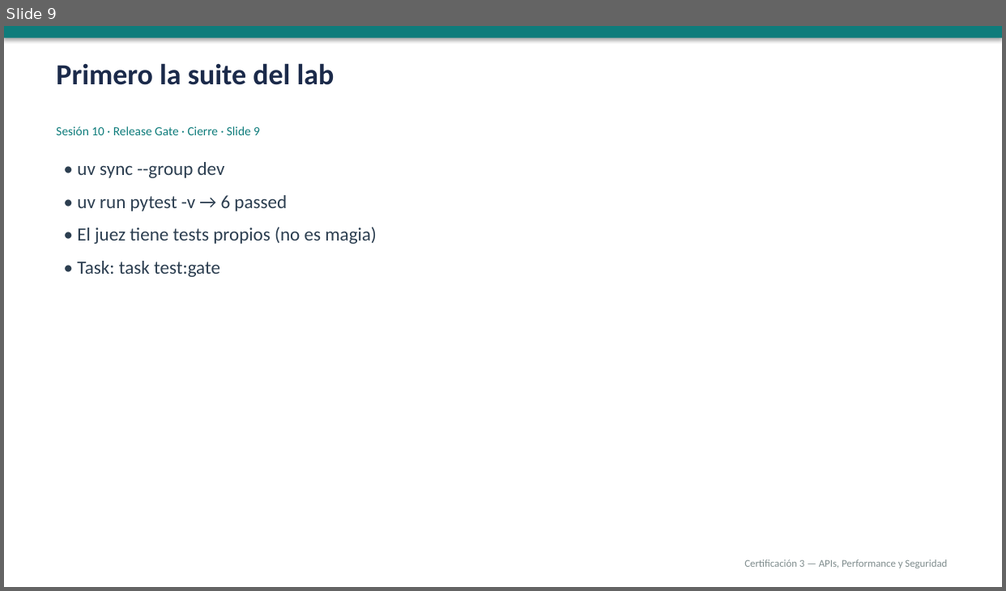
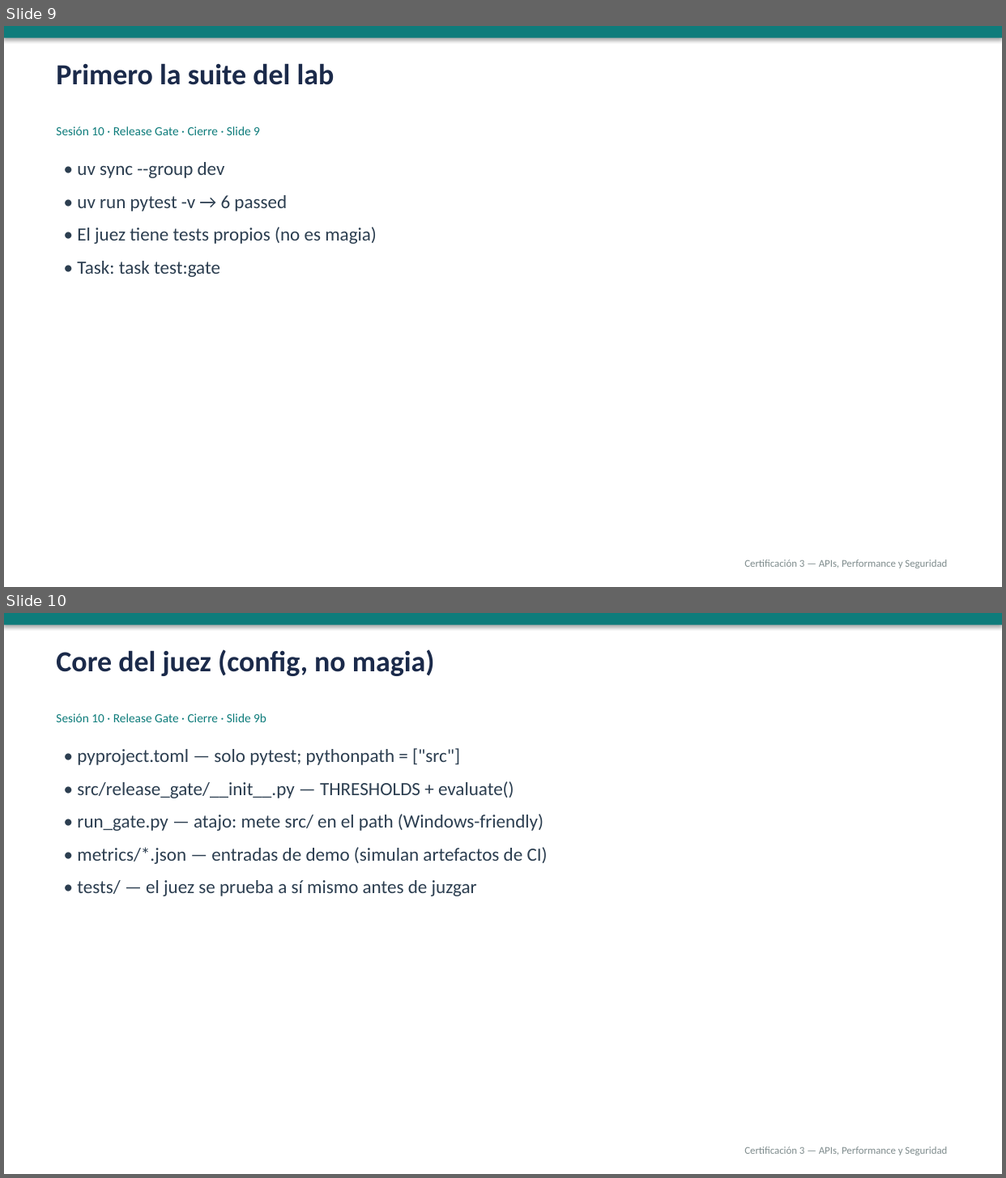
Before and after one commit to NelsonFlores1/Fork-curso_1, a slide deck: sesiones/sesion-10/sesion-10.pptx. Shown one above the other, each under a label of ours: slide 9 before the commit, slides 9 and 10 after it. The pictures are 1006x591 and 1006x1178 pixels, drawn with LibreOffice and Linux fonts; fonts in the diff are those of the drawing. Boxes give left, top, right and bottom in pixels: in the first picture for what was removed or moved away, otherwise in the second. Text is boxed around its words. In the diff, an @@ line names an element or a change of style, - is before the commit and + after.

```diff
--- a/sesiones/sesion-10/sesion-10.pptx
+++ b/sesiones/sesion-10/sesion-10.pptx
@@ slide 10 added at bbox=[4, 613, 1002, 1174], background #FFFFFF @@
@@ rectangle added at bbox=[4, 613, 1002, 625], fill #0E7C7B @@
@@ text added at bbox=[56, 649, 435, 676], 28 pt, text #1B2A4A, bold @@
+Core del juez (config, no magia)
@@ text added at bbox=[56, 713, 266, 722], 12 pt, text #0E7C7B @@
+Sesión 10 · Release Gate · Cierre · Slide 9b
@@ text added at bbox=[77, 748, 548, 897], 18 pt, text #2C3E50 @@
+• pyproject.toml — solo pytest; pythonpath = ["src"]
+• src/release_gate/__init__.py — THRESHOLDS + evaluate()
+• run_gate.py — atajo: mete src/ en el path (Windows-friendly)
+• metrics/*.json — entradas de demo (simulan artefactos de CI)
+• tests/ — el juez se prueba a sí mismo antes de juzgar
@@ text added at bbox=[744, 1147, 947, 1156], 10 pt, text #7F8C8D @@
+Certificación 3 — APIs, Performance y Seguridad
```
Also in this commit, not shown: 12 other files.
